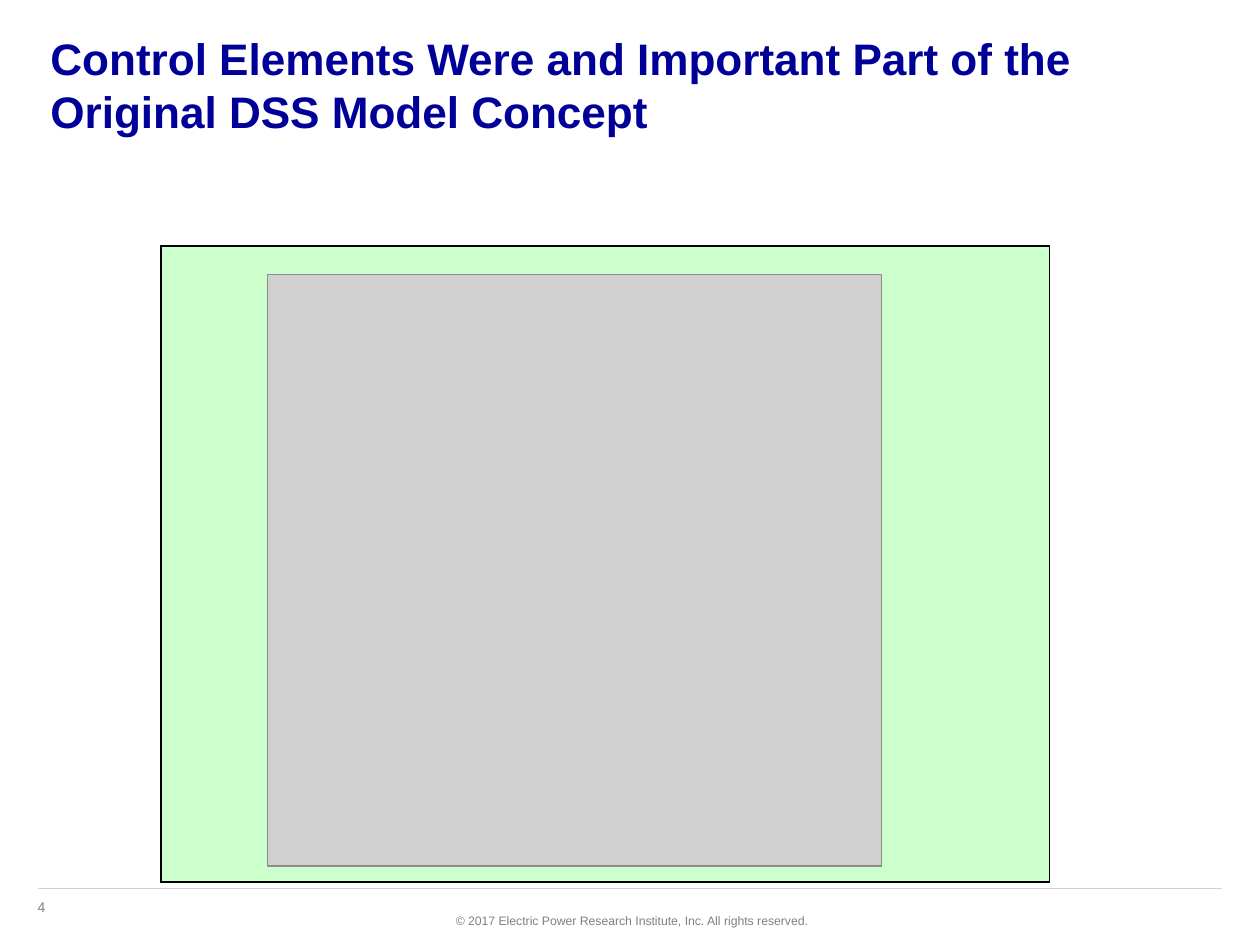
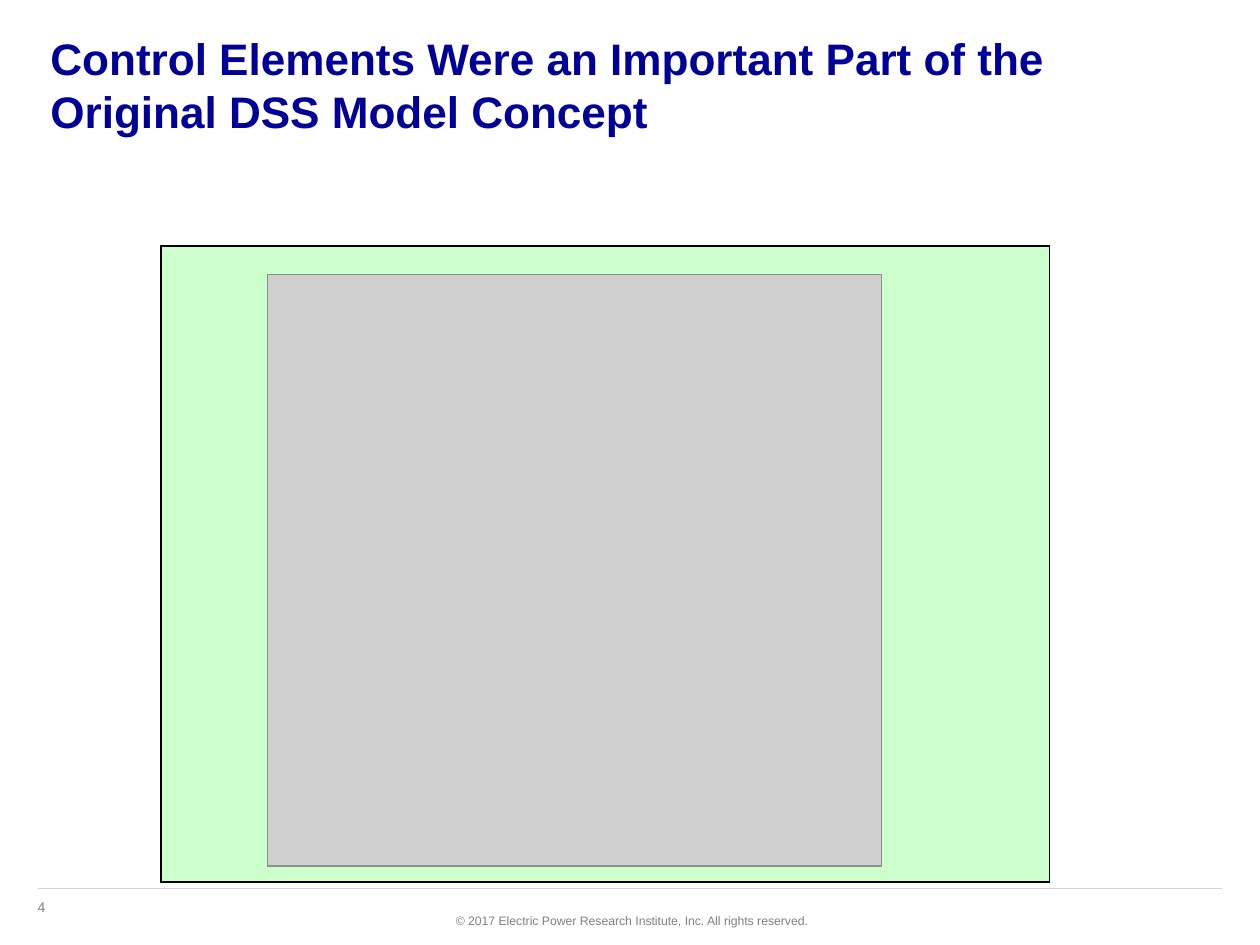
Before and after one commit to dss-extensions/opendss-svn-mirror, a slide deck: slide 4 of trunk/Training/GAPQ2017/PPT/12 Control Elements.pptx. Drawn at 1260x945 pixels with LibreOffice and Linux fonts; fonts in the diff are those of the drawing; grey boxes stand for pictures; background and template pictures are left out. Boxes give left, top, right and bottom in pixels: in the first picture for what was removed or moved away, otherwise in the second. Text is boxed around its words. In the diff, an @@ line names an element or a change of style, - is before the commit and + after.

```diff
--- a/trunk/Training/GAPQ2017/PPT/12 Control Elements.pptx
+++ b/trunk/Training/GAPQ2017/PPT/12 Control Elements.pptx
@@ title at [50,43,1043,137]: text changed @@
-Control Elements Were and Important Part of the Original DSS Model Concept
+Control Elements Were an Important Part of the Original DSS Model Concept
```
Also in this commit, not shown: 4 other files.
